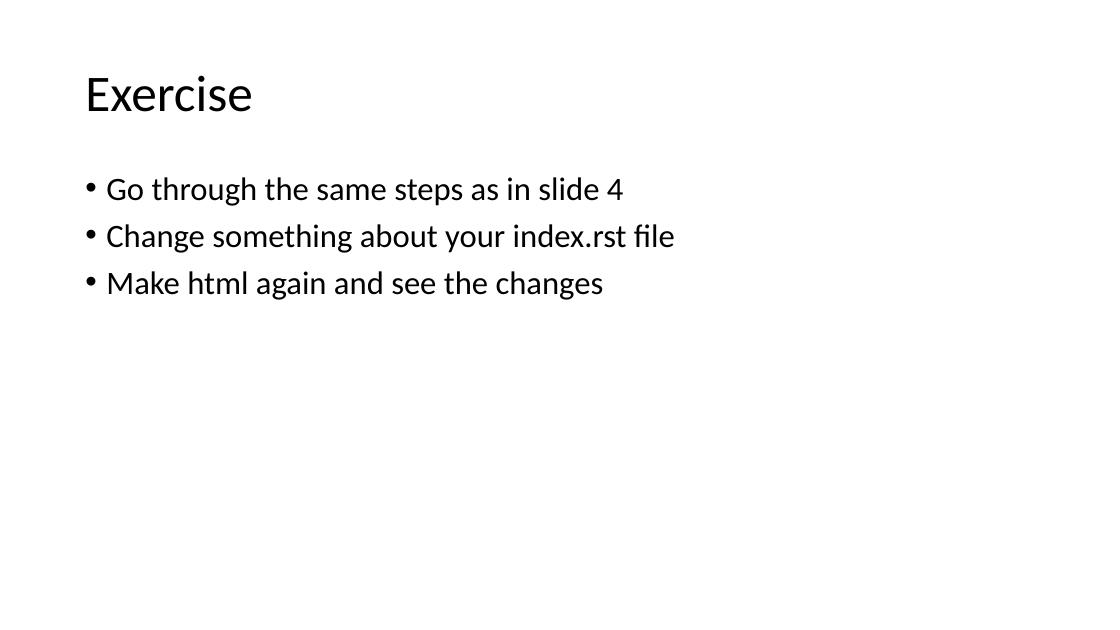
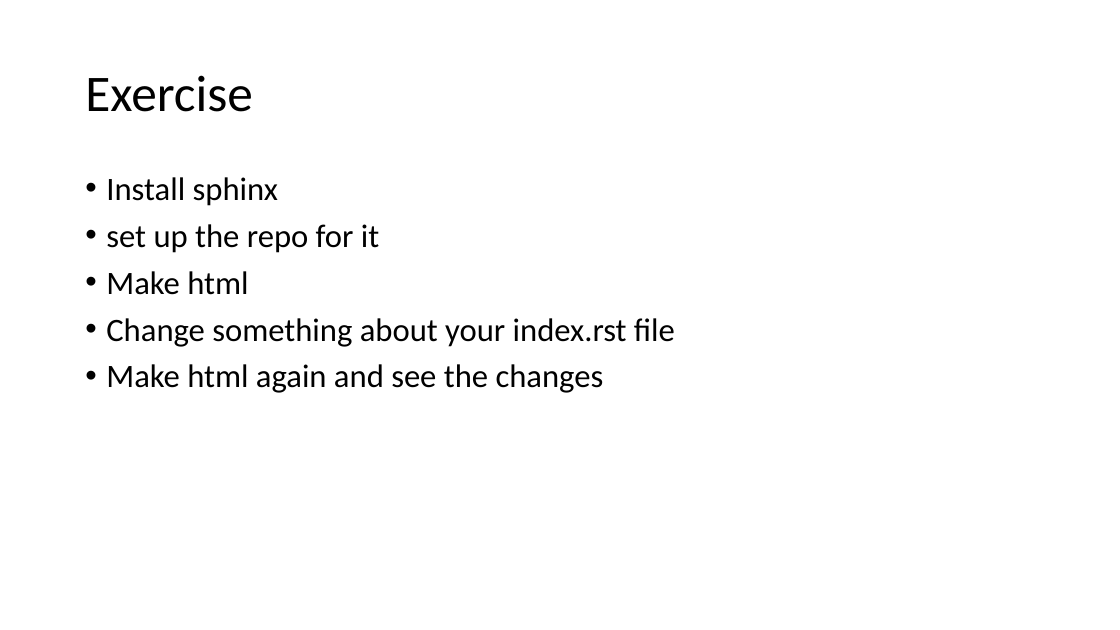
Before and after one commit to lschwetlick/2024-ims-day2, a slide deck: slide 6 of 3_CI_and_Sphinx/sphinx.pptx. Drawn at 1120x630 pixels with LibreOffice and Linux fonts; fonts in the diff are those of the drawing. Boxes give left, top, right and bottom in pixels: in the first picture for what was removed or moved away, otherwise in the second. Text is boxed around its words. In the diff, an @@ line names an element or a change of style, - is before the commit and + after.

```diff
--- a/3_CI_and_Sphinx/sphinx.pptx
+++ b/3_CI_and_Sphinx/sphinx.pptx
@@ text at box(106, 177, 379, 295): text changed @@
-• Go through the same steps as in slide 4
+• Install sphinx
+• set up the repo for it
+• Make html
```
Also in this commit, not shown: 1 other slide changed, 1 slide added, 1 other file.
